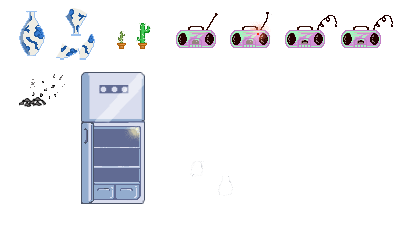
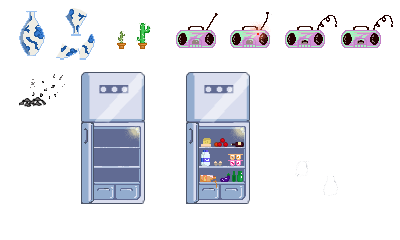
Layer changes from the first 400 × 240 image to the second:
added group "frigo ouvert rempli" with 31 layers in group "frigo" over [left=186, top=72, right=338, bottom=204]
added layer "Calque 50" in group "frigo ouvert rempli" over [left=201, top=143, right=222, bottom=163]
added layer "Calque 48" (88%) in group "frigo ouvert rempli" over [left=200, top=175, right=217, bottom=188]
added layer "Calque 47" in group "frigo ouvert rempli" over [left=200, top=175, right=216, bottom=182]
added layer "Calque 43" in group "frigo ouvert rempli" over [left=203, top=150, right=210, bottom=166]
added layer "Calque 40" (1st of 2, in "frigo" › "frigo ouvert rempli") in group "frigo ouvert rempli" over [left=199, top=125, right=338, bottom=201]
added layer "Calque 42" (1st of 2, in "frigo" › "frigo ouvert rempli") in group "frigo ouvert rempli" over [left=198, top=129, right=244, bottom=182]
added layer "Calque 39" (1st of 2, in "frigo" › "frigo ouvert rempli") in group "frigo ouvert rempli" over [left=199, top=126, right=246, bottom=200]
added layer "ombre portte" (1st of 2, in "frigo" › "frigo ouvert rempli") in group "frigo ouvert rempli" over [left=186, top=122, right=199, bottom=204]
added layer "porte" (1st of 4, in "frigo" › "frigo ouvert rempli") in group "frigo ouvert rempli" over [left=187, top=122, right=197, bottom=203]
added layer "Layer 16" (1st of 2, in "frigo" › "frigo ouvert rempli") (soft light) in group "frigo ouvert rempli" over [left=186, top=72, right=250, bottom=204]
added layer "porte" (2nd of 4, in "frigo" › "frigo ouvert rempli") in group "frigo ouvert rempli" over [left=187, top=85, right=250, bottom=123]
added layer "Layer 14" (1st of 2, in "frigo" › "frigo ouvert rempli") in group "frigo ouvert rempli" over [left=186, top=72, right=250, bottom=204]
added layer "Layer 4" (1st of 2, in "frigo" › "frigo ouvert rempli") in group "frigo ouvert rempli" over [left=187, top=73, right=249, bottom=203]
…and 15 more changes (15 added)
